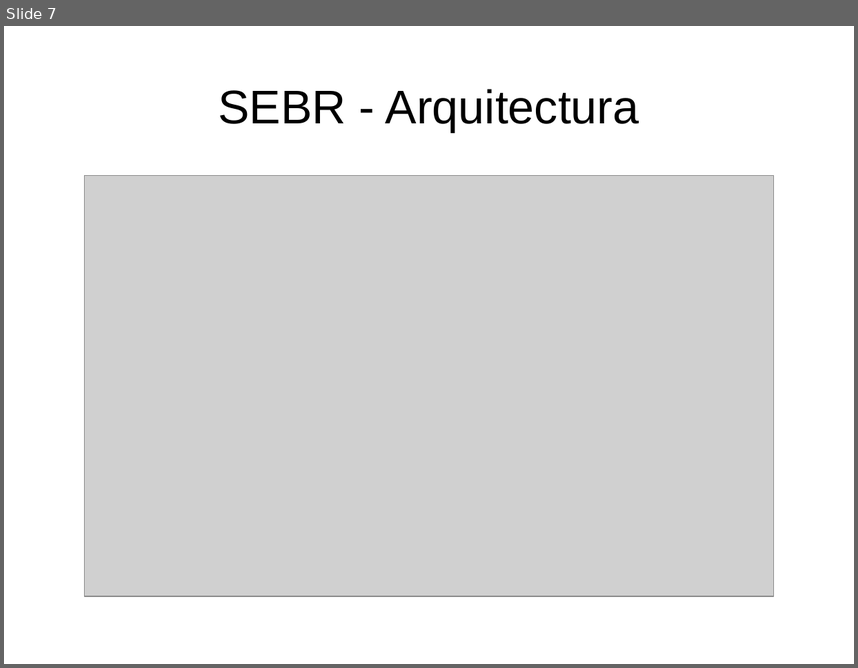
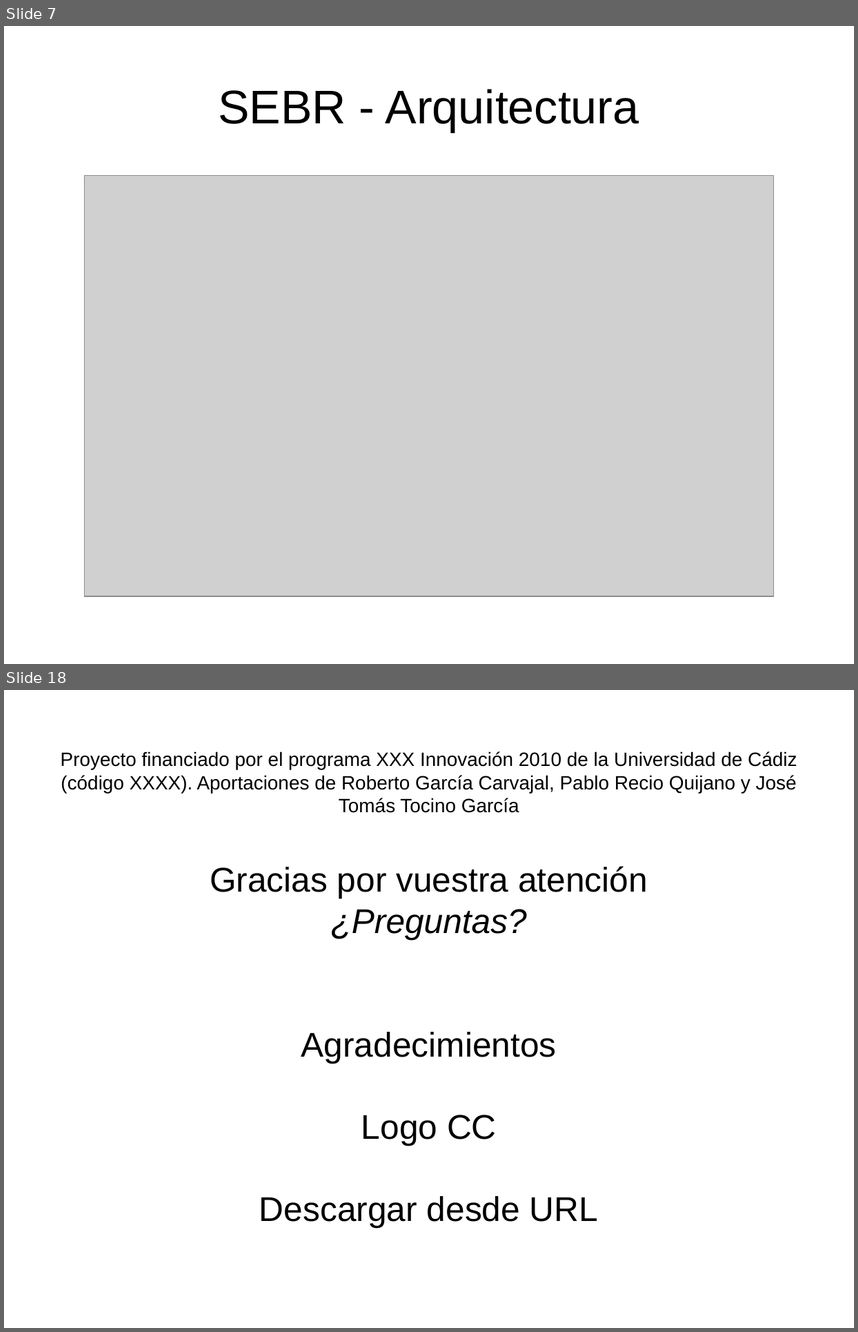
Before and after one commit to rompehielos013013013/gsiege, a slide deck: presentacion/expertoUCLM2014/SSEE-IA.odp. Shown one above the other, each under a label of ours: slide 7 before the commit, slides 7 and 18 after it; the slides between them are not shown. The pictures are 858x668 and 858x1332 pixels, drawn with LibreOffice and Linux fonts; fonts in the diff are those of the drawing; grey boxes stand for pictures. Boxes give left, top, right and bottom in pixels: in the first picture for what was removed or moved away, otherwise in the second. Text is boxed around its words. In the diff, an @@ line names an element or a change of style, - is before the commit and + after.

```diff
--- a/presentacion/expertoUCLM2014/SSEE-IA.odp
+++ b/presentacion/expertoUCLM2014/SSEE-IA.odp
@@ slide 18 added at [4, 690, 854, 1328], background #FFFFFF @@
@@ subtitle added at [61, 751, 797, 1228], 18 pt, text #000000 @@
+Proyecto financiado por el programa XXX Innovación 2010 de la Universidad de Cádiz (código XXXX). Aportaciones de Roberto García Carvajal, Pablo Recio Quijano y José Tomás Tocino García
+Gracias por vuestra atención
+¿Preguntas?
+Agradecimientos
+Logo CC
+Descargar desde URL
```
Also in this commit, not shown: 6 slides changed, 10 other slides added, 1 slide removed, 1 other file.
